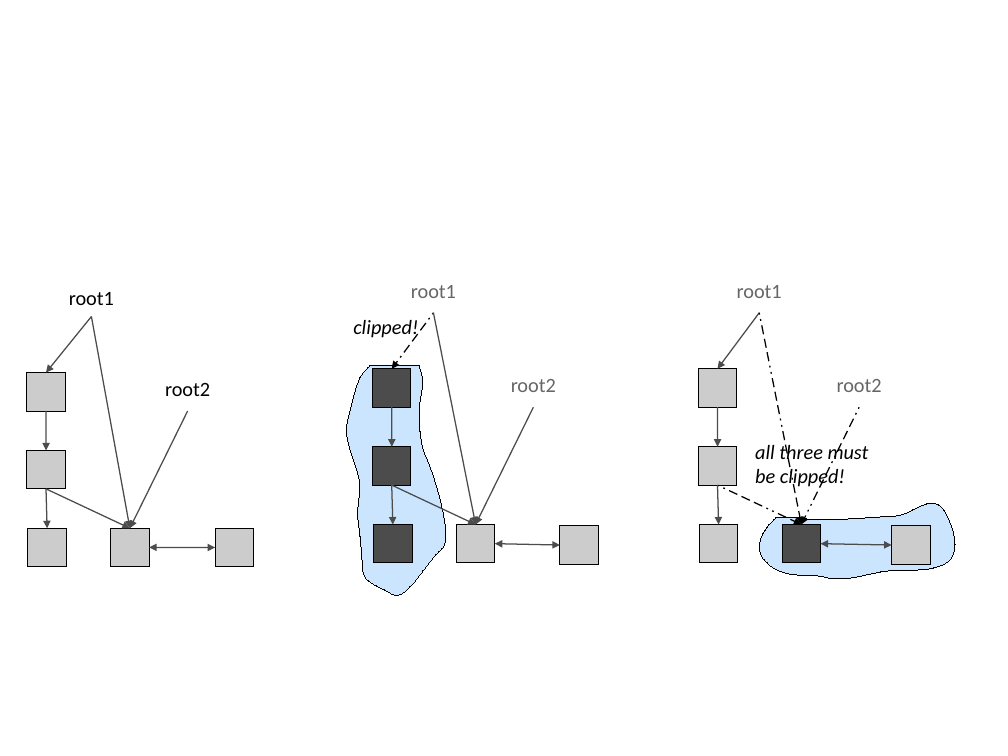
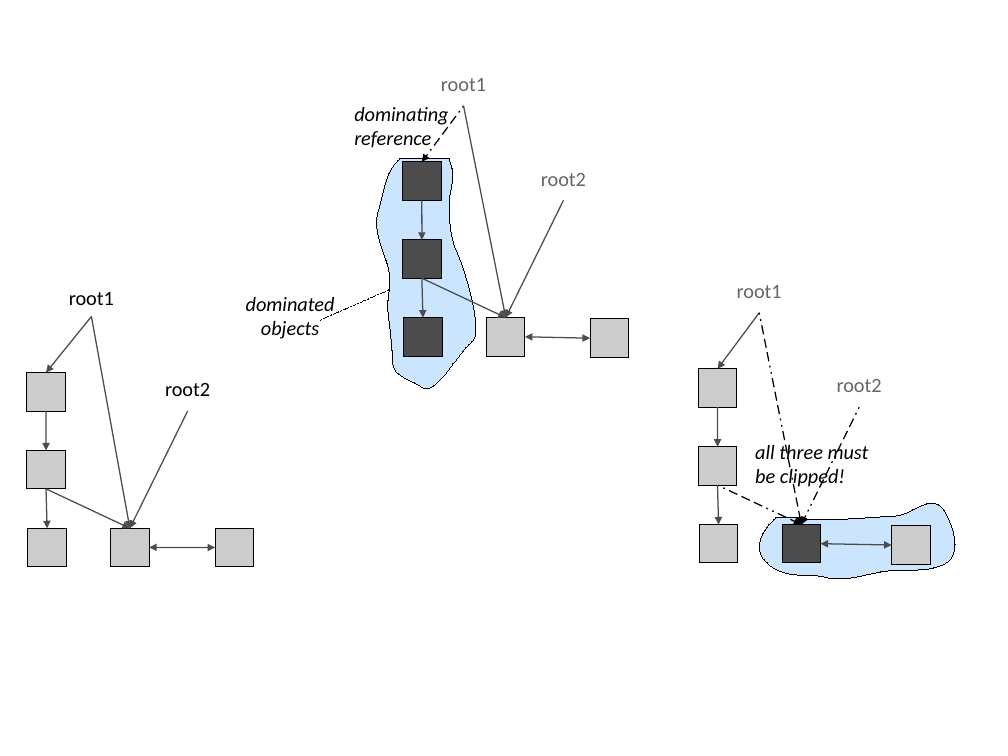
Before and after one commit to TheRuncibleTuner/bloatbook, a slide deck: slide 1 of part4/Figures/lifetime/reachability.odp. Drawn at 1008x756 pixels with LibreOffice and Linux fonts; fonts in the diff are those of the drawing. Boxes give left, top, right and bottom in pixels: in the first picture for what was removed or moved away, otherwise in the second. Text is boxed around its words. In the diff, an @@ line names an element or a change of style, - is before the commit and + after.

```diff
--- a/part4/Figures/lifetime/reachability.odp
+++ b/part4/Figures/lifetime/reachability.odp
@@ text added at (354,107,448,151), 16 pt, text #000000, italic @@
+dominating
+reference
@@ 4 arrows, 3 rectangles, 2 texts, 1 freeform shape, 1 double arrow: place and size @@
-4 arrows, 3 rectangles, 2 texts, 1 freeform shape, 1 double arrow at (347,285,598,595)
+4 arrows, 3 rectangles, 2 texts, 1 freeform shape, 1 double arrow at (377,78,628,389)
@@ text added at (246,297,335,339), 16 pt, text #000000, italic @@
+dominated
+objects
@@ line added from (320, 320) to (389, 290), #000000 0 pt @@
@@ 2 rectangles, 2 arrows: place and size @@
-2 rectangles, 2 arrows at (374,486,495,563)
+2 rectangles, 2 arrows at (404,278,525,356)
@@ text removed at (353,320,418,340) @@
-clipped!
```
Also in this commit, not shown: 2 other files.
